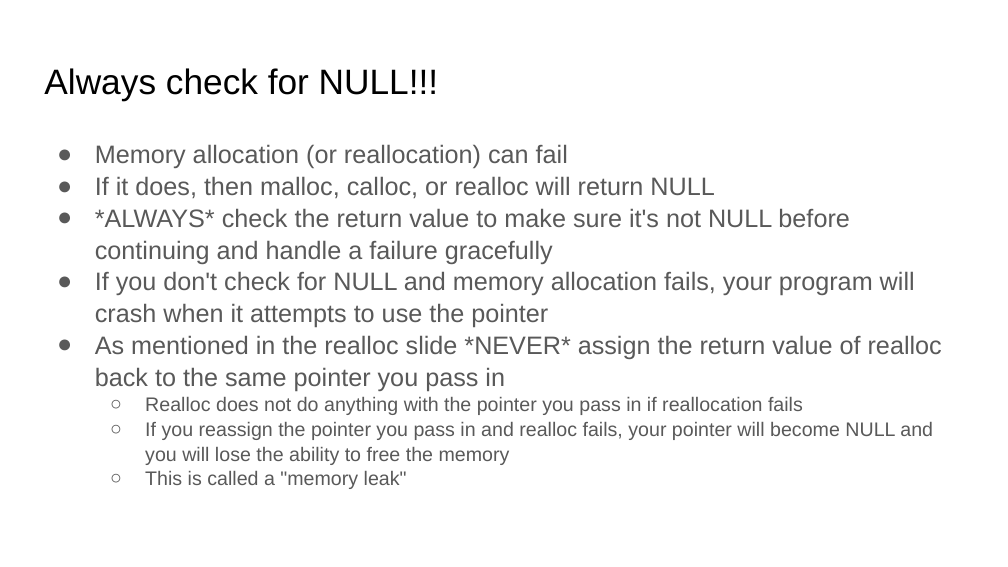
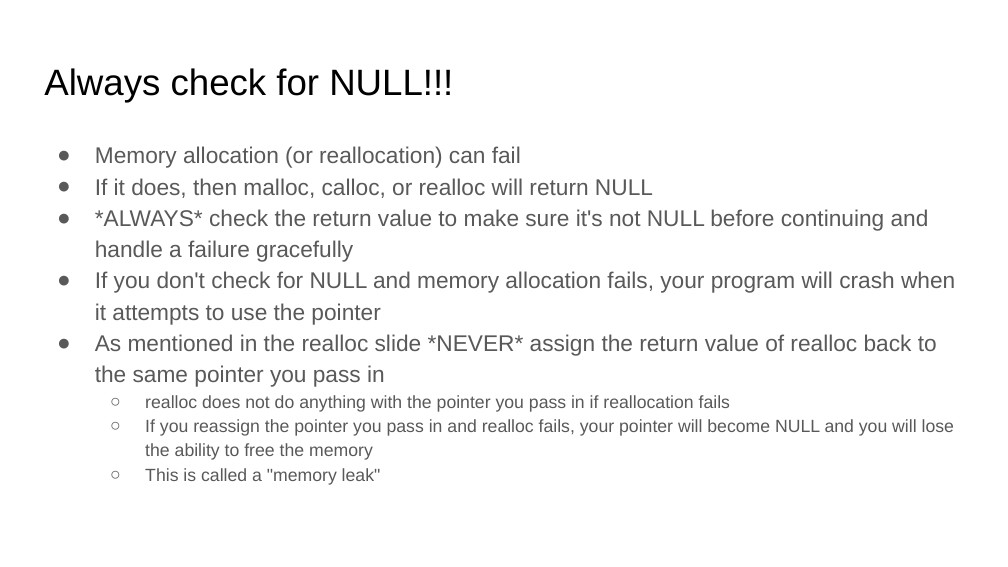
Before and after one commit to brian-card/data-structures, a slide deck: slide 7 of 00 - Dynamic Memory/Dynamic Memory in C.pptx. Drawn at 1008x567 pixels with LibreOffice and Linux fonts; fonts in the diff are those of the drawing. Boxes give left, top, right and bottom in pixels: in the first picture for what was removed or moved away, otherwise in the second. Text is boxed around its words. In the diff, an @@ line names an element or a change of style, - is before the commit and + after.

Commit message:
Correcting typo in 'Dynamic Memory in C.pptx'.

```diff
--- a/00 - Dynamic Memory/Dynamic Memory in C.pptx
+++ b/00 - Dynamic Memory/Dynamic Memory in C.pptx
@@ title "Always check for NULL!!!" at (44,68,453,103): size 25.2 to 26.2 pt @@
@@ text at (95,146,955,485): size 18 to 16.2 pt in "Memory allocation (or reallocation) can fail", "If it does, then malloc, calloc, or ...", "*ALWAYS* check the return value to make ...", "If you don't check for NULL and ..." and 1 more places; size 14 to 12.6 pt in "If you reassign the pointer you pass ...", "This is called a "memory leak""; line spacing 1.05 to 1.15 @@
@@ text at (145,395,730,412): text changed; size 14 to 12.6 pt @@
-  ○ Realloc does not do anything with the pointer you pass in if reallocation fails
+  ○ realloc does not do anything with the pointer you pass in if reallocation fails
```
Also in this commit, not shown: 9 other slides changed.
